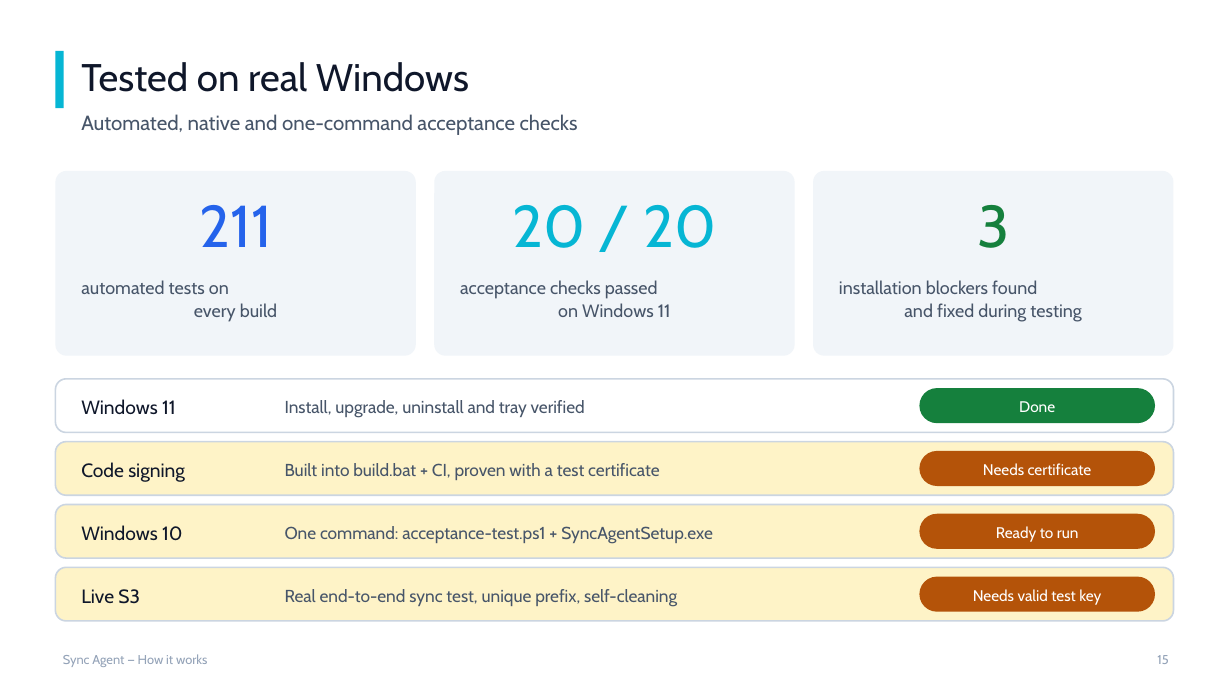
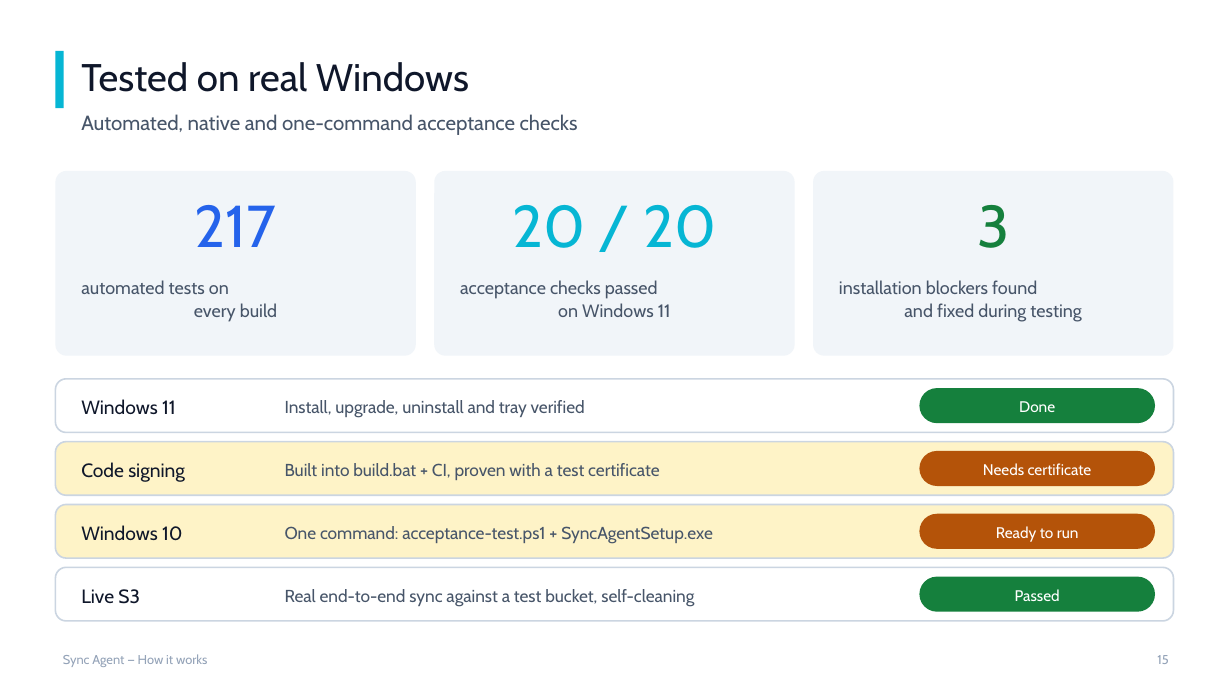
Before and after one commit to Abdelkoddous0/sync_agent, a slide deck: slide 15 of docs/presentation/Sync-Agent-How-It-Works.pptx. Drawn at 1232x693 pixels with LibreOffice and Linux fonts; fonts in the diff are those of the drawing. Boxes give left, top, right and bottom in pixels: in the first picture for what was removed or moved away, otherwise in the second. Text is boxed around its words. In the diff, an @@ line names an element or a change of style, - is before the commit and + after.

```diff
--- a/docs/presentation/Sync-Agent-How-It-Works.pptx
+++ b/docs/presentation/Sync-Agent-How-It-Works.pptx
@@ text at (195, 205, 276, 247): text changed @@
-211
+217
@@ rounded rectangle at (55, 567, 1174, 621): fill #FEF3C7 to #FFFFFF @@
@@ text at (285, 589, 694, 606): text changed @@
-Real end-to-end sync test, unique prefix, self-cleaning
+Real end-to-end sync against a test bucket, self-cleaning
@@ rounded rectangle "Passed" at (920, 577, 1155, 612): fill #B45309 to #15803D @@
@@ text in rounded rectangle at (1015, 589, 1060, 601): text changed @@
-Needs valid test key
+Passed
```
Also in this commit, not shown: 1 other slide changed, 1 other file.
